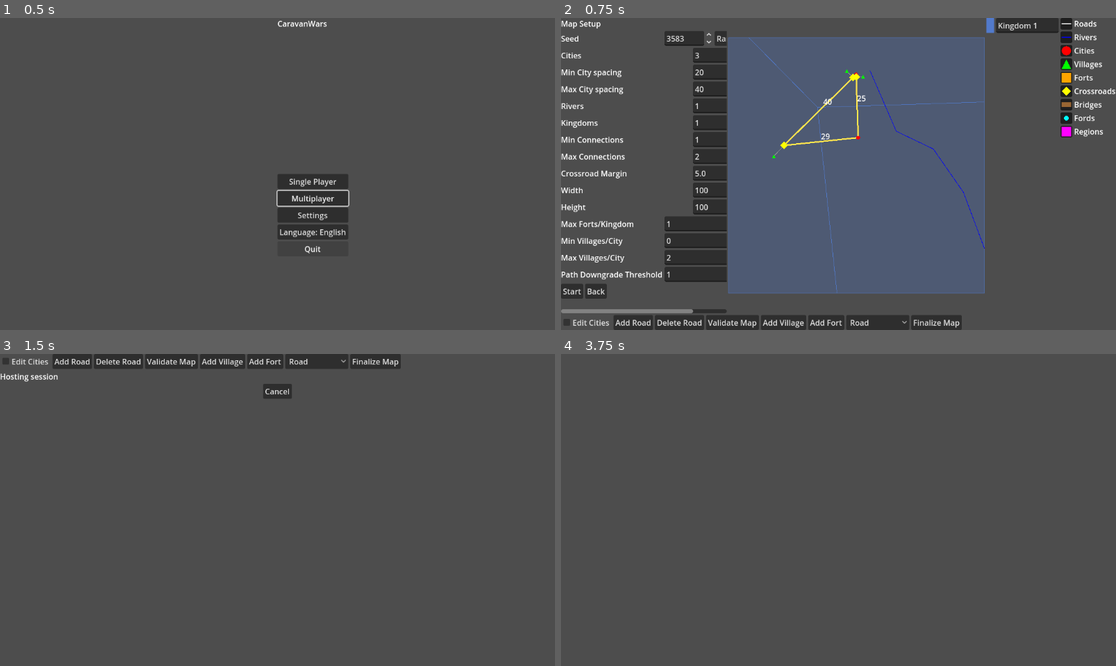
Above: before the commit, frames 1-4 (two rows, left to right).
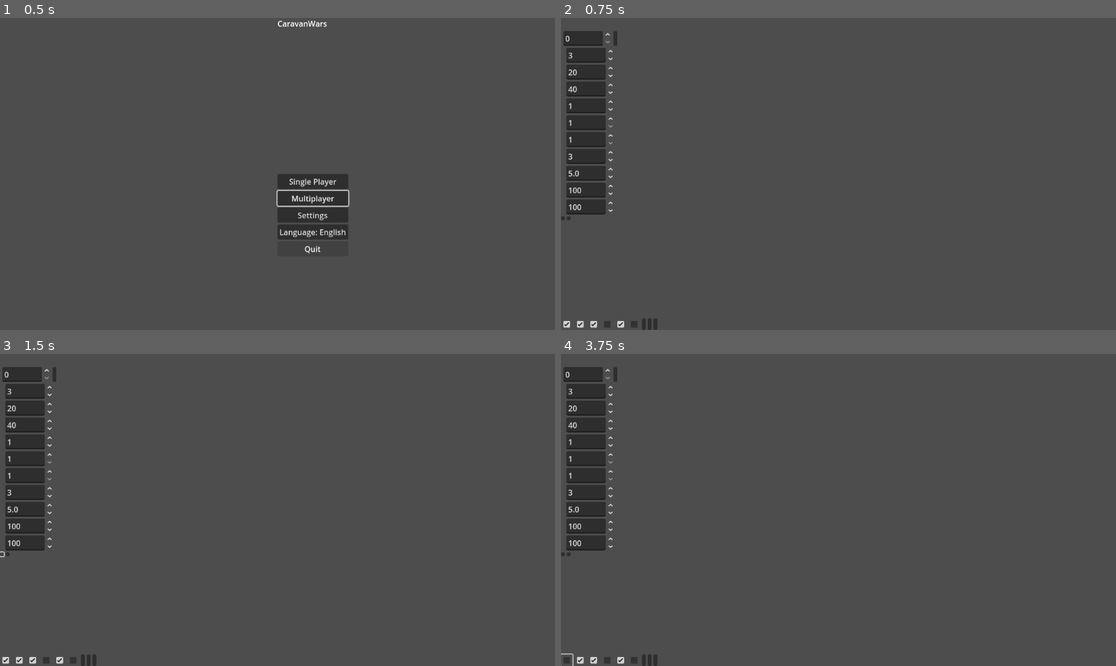
Above: after the commit, the same moments.

Repository: sepa79/CaravanWars
Game: Godot game, scene res://scenes/Main.tscn
Two runs of this game, one before a commit and one after it. Both use one fixed random seed, a clock stepped at 60 frames per second and the inputs below.
Inputs (mouse positions are in pixels of both pictures, inside the frame that each line leads up to; where the layout moved, square brackets give the same spot in the first picture):
- Up to frame 1 (0.5 s): no input
- Up to frame 2 (0.75 s): click "Single Player" at 0.5 s
- Up to frame 3 (1.5 s): click (0, 553) [11, 628] at 1.25 s
- Up to frame 4 (3.75 s): click (561, 553) at 2.02 s; click (616, 375) at 2.77 s; click (566, 659) at 3.52 s

Frame 1 is identical in both runs. In frame 2, 53% of the frame differs, in the area x 0-100%, y 0-100%; in frame 3, 6.9%; in frame 4, 4.0%.
Error after the commit: Parse Error: Could not preload resource script "res://map/RoadNetwork.gd". (res://ui/MapSetupScreen.gd:5)

Commit message:
feat: implement organic village generation

Diff:
--- a/game/map/MapGenerator.gd
+++ b/game/map/MapGenerator.gd
@@ -95,7 +95,7 @@
         params.crossroad_detour_margin,
         "roman"
     )
-    road_stage.insert_villages(roads, params.min_villages_per_city, params.max_villages_per_city, 5.0, params.width, params.height, params.village_downgrade_threshold)
+    road_stage.insert_organic_villages(roads, params.width, params.height)
     road_stage.insert_border_forts(roads, regions, 10.0, params.max_forts_per_kingdom, params.width, params.height)
     map_data["roads"] = roads
 
--- a/game/map/RoadNetwork.gd
+++ b/game/map/RoadNetwork.gd
@@ -241,6 +241,119 @@
     roads["next_edge_id"] = res["next_edge_id"]
     _downgrade_village_branches(roads, downgrade_threshold)
 
+## Generates clustered villages around city hubs with local road loops.
+func insert_organic_villages(
+    roads: Dictionary,
+    width: float = 100.0,
+    height: float = 100.0
+) -> void:
+    var nodes: Dictionary = roads.get("nodes", {})
+    var edges: Dictionary = roads.get("edges", {})
+    var next_node_id: int = roads.get("next_node_id", 1)
+    var next_edge_id: int = roads.get("next_edge_id", 1)
+    const float RMIN := 0.8
+    const float RPEAK := 2.2
+    const float RMAX := 4.0
+    for cid in nodes.keys():
+        var city: MapNode = nodes[cid]
+        if city.type != MapNodeModule.TYPE_CITY:
+            continue
+        var candidate_edges: Array[int] = []
+        for eid in edges.keys():
+            var e: Edge = edges[eid]
+            if e.road_class != "roman":
+                continue
+            if e.endpoints.has(cid):
+                candidate_edges.append(eid)
+        if candidate_edges.is_empty():
+            continue
+        var hub_count: int = min(candidate_edges.size(), rng.randi_range(1, 2))
+        var chosen: Array[int] = []
+        while chosen.size() < hub_count and candidate_edges.size() > 0:
+            var idx: int = rng.randi_range(0, candidate_edges.size() - 1)
+            chosen.append(candidate_edges[idx])
+            candidate_edges.remove_at(idx)
+        for eid in chosen:
+            var edge: Edge = edges[eid]
+            var other_id: int = edge.endpoints[0] if edge.endpoints[1] == cid else edge.endpoints[1]
+            var start_pos: Vector2 = city.pos2d
+            var end_pos: Vector2 = nodes[other_id].pos2d
+            var total_dist: float = start_pos.distance_to(end_pos)
+            var target: float = rng.randf_range(RMIN, RMAX)
+            var t: float = clamp(target / total_dist, 0.0, 1.0)
+            var hub_pos: Vector2 = start_pos.lerp(end_pos, t)
+            var hub_id: int = next_node_id
+            next_node_id += 1
+            nodes[hub_id] = MapNodeModule.new(hub_id, MapNodeModule.TYPE_VILLAGE, hub_pos, {"hub": true})
+            edges.erase(eid)
+            edges[next_edge_id] = EdgeModule.new(next_edge_id, edge.type, [start_pos, hub_pos], [cid, hub_id], edge.road_class, edge.attrs)
+            next_edge_id += 1
+            edges[next_edge_id] = EdgeModule.new(next_edge_id, edge.type, [hub_pos, end_pos], [hub_id, other_id], edge.road_class, edge.attrs)
+            next_edge_id += 1
+            var cluster: Array[int] = [hub_id]
+            var vcount: int = rng.randi_range(4, 8)
+            for _i in range(vcount):
+                var angle: float = rng.randf_range(0.0, TAU)
+                var dist: float = rng.randf_range(0.2, 1.0)
+                var pos: Vector2 = hub_pos + Vector2(cos(angle), sin(angle)) * dist
+                pos.x = clamp(pos.x, 0.0, width)
+                pos.y = clamp(pos.y, 0.0, height)
+                var vid: int = next_node_id
+                next_node_id += 1
+                nodes[vid] = MapNodeModule.new(vid, MapNodeModule.TYPE_VILLAGE, pos, {})
+                cluster.append(vid)
+            var existing: Dictionary = {}
+            for i in range(1, cluster.size()):
+                var vid: int = cluster[i]
+                edges[next_edge_id] = EdgeModule.new(next_edge_id, "road", [nodes[vid].pos2d, hub_pos], [vid, hub_id], "road", {})
+                existing[_pair_key(vid, hub_id)] = true
+                next_edge_id += 1
+                var dists: Array = []
+                for j in range(1, cluster.size()):
+                    if j == i:
+                        continue
+                    var nid: int = cluster[j]
+                    var d: float = nodes[vid].pos2d.distance_to(nodes[nid].pos2d)
+                    dists.append({"id": nid, "dist": d})
+                dists.sort_custom(func(a, b): return a["dist"] < b["dist"])
+                for k in range(min(2, dists.size())):
+                    var nid: int = dists[k]["id"]
+                    var key: String = _pair_key(vid, nid)
+                    if existing.has(key):
+                        continue
+                    edges[next_edge_id] = EdgeModule.new(next_edge_id, "road", [nodes[vid].pos2d, nodes[nid].pos2d], [vid, nid], "road", {})
+                    existing[key] = true
+                    next_edge_id += 1
+            var extra: Array = []
+            for i in range(cluster.size()):
+                for j in range(i + 1, cluster.size()):
+                    var a: int = cluster[i]
+                    var b: int = cluster[j]
+                    var key2: String = _pair_key(a, b)
+                    if existing.has(key2):
+                        continue
+                    var dd: float = nodes[a].pos2d.distance_to(nodes[b].pos2d)
+                    if dd >= 0.6 and dd <= 1.2:
+                        extra.append({"a": a, "b": b})
+            var loop_count: int = int(round(existing.size() * 0.2))
+            while loop_count > 0 and extra.size() > 0:
+                var idx2: int = rng.randi_range(0, extra.size() - 1)
+                var e2 = extra[idx2]
+                extra.remove_at(idx2)
+                var a_id: int = e2["a"]
+                var b_id: int = e2["b"]
+                var k2: String = _pair_key(a_id, b_id)
+                if existing.has(k2):
+                    continue
+                edges[next_edge_id] = EdgeModule.new(next_edge_id, "road", [nodes[a_id].pos2d, nodes[b_id].pos2d], [a_id, b_id], "road", {})
+                existing[k2] = true
+                next_edge_id += 1
+                loop_count -= 1
+    var res: Dictionary = _insert_crossroads(nodes, edges, next_node_id, next_edge_id)
+    roads["next_node_id"] = res["next_node_id"]
+    roads["next_edge_id"] = res["next_edge_id"]
+    _downgrade_village_branches(roads, 1)
+
 ## Inserts a node in the middle of an edge and splits the edge.
 func insert_node_on_edge(roads: Dictionary, edge_id: int, node_type: String) -> void:
     var nodes: Dictionary = roads.get("nodes", {})
--- a/game/project.godot
+++ b/game/project.godot
@@ -11,7 +11,7 @@
 [application]
 
 config/name="CaravanWars"
-config/version="0.1.44"
+config/version="0.1.46"
 run/main_scene="res://scenes/Main.tscn"
 config/features=PackedStringArray("4.4")
 
Not shown, changed: CHANGELOG.md
Not shown, changed: VERSION
Not shown, added: docs/design/Organic_Village_Generation.md
